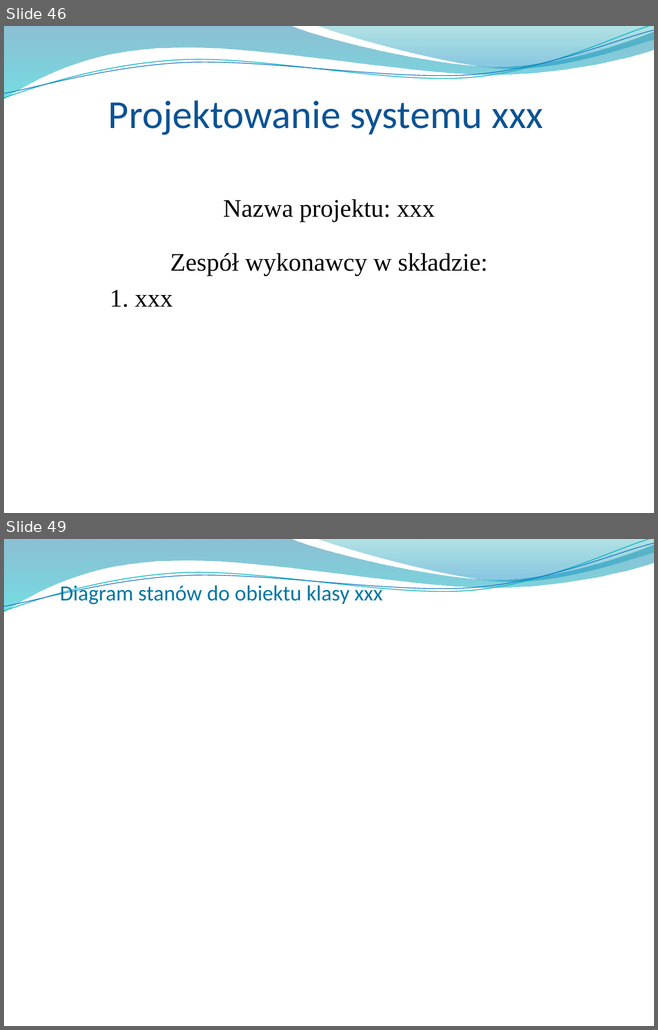
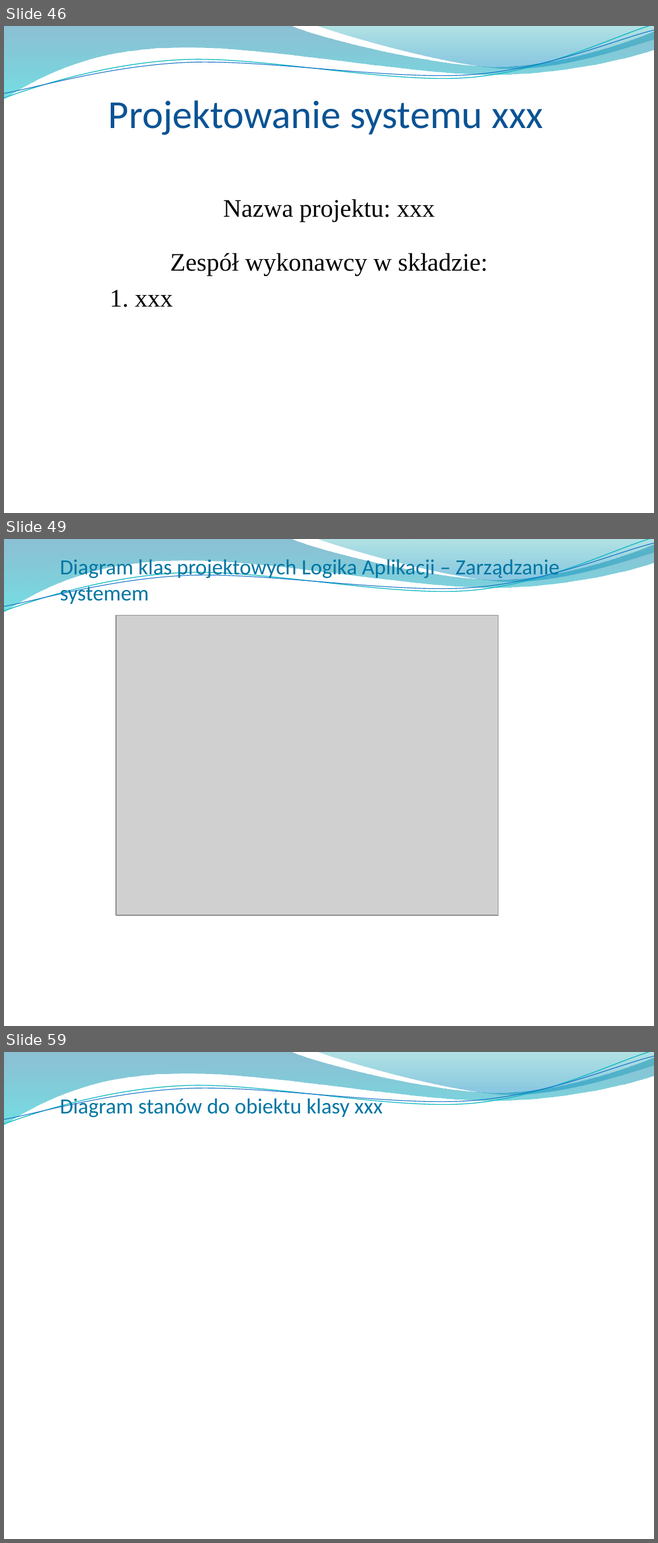
Before and after one commit to Manomenu/okno-mpsi-2026, a slide deck: Przeglad_koncowy_notes_ai.pptx. Shown one above the other, each under a label of ours: slides 46 and 49 before the commit, slides 46, 49 and 59 after it; the slides between them are not shown. The pictures are 658x1030 and 658x1543 pixels, drawn with LibreOffice and Linux fonts; fonts in the diff are those of the drawing; grey boxes stand for pictures; background and template pictures are left out. Boxes give left, top, right and bottom in pixels: in the first picture for what was removed or moved away, otherwise in the second. Text is boxed around its words. In the diff, an @@ line names an element or a change of style, - is before the commit and + after.

```diff
--- a/Przeglad_koncowy_notes_ai.pptx
+++ b/Przeglad_koncowy_notes_ai.pptx
@@ slide 49 added at [4, 539, 654, 1026], background picture (left out); not listed: 4 template elements that a slide beside it also shows @@
@@ title added at [60, 556, 559, 604], 24 pt, text #0076A3 @@
+Diagram klas projektowych Logika Aplikacji – Zarządzanie systemem
@@ picture added at [116, 616, 498, 916] @@
@@ what was slide 49 is now slide 59 @@
```
Also in this commit, not shown: 2 slides changed, 9 other slides added.
